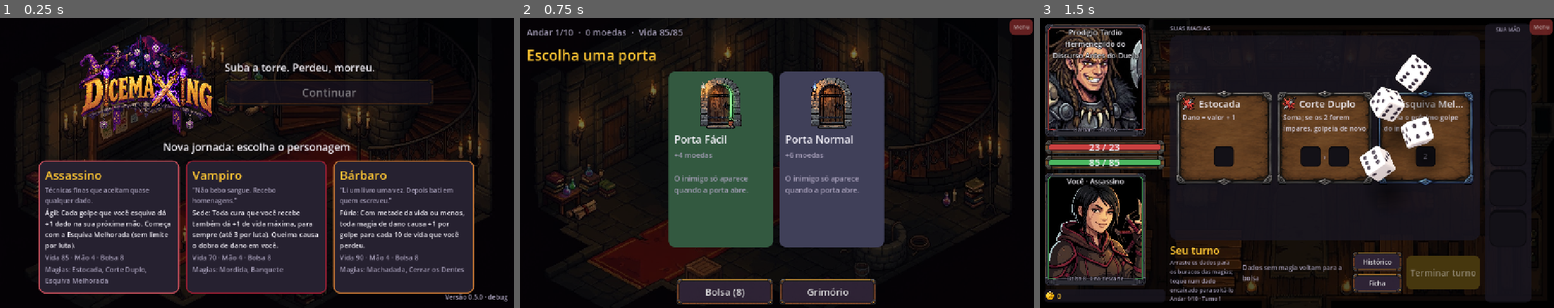
Above: before the commit, frames 1-3 (left to right).
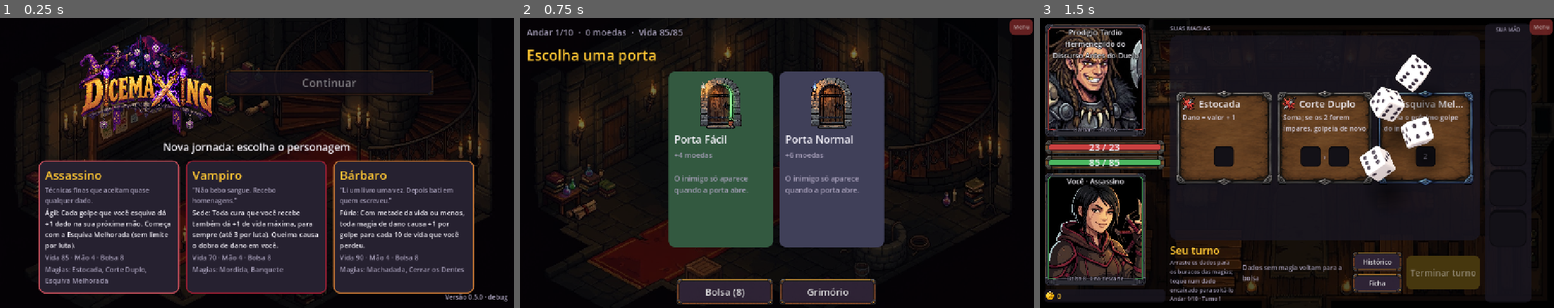
Above: after the commit, the same moments.

Repository: luizfsantos-alt/DICEMAXXXING
Game: Godot game, scene res://ui/main.tscn
The game is run twice, just before and just after one commit, with the same random seed, the same clock (stepped at 60 frames per second) and the same inputs.
Inputs (mouse positions are in pixels of both pictures, inside the frame that each line leads up to):
- Up to frame 1 (0.25 s): no input
- Up to frame 2 (0.75 s): click (627, 226) at 0.52 s
- Up to frame 3 (1.5 s): click (1240, 160) at 1.27 s

The runs differ from the first frame. In frame 1, 1.1% of the frame differs, in the area x 43-85%, y 15-31%; in frame 2, nothing differs; in frame 3, nothing differs.

Commit message:
Menu sem o subtítulo "Suba a torre. Perdeu, morreu."
Co-Authored-By: Claude Opus 5.5 <noreply@anthropic.com>
Claude-Session: https://claude.ai/code/session_01WYKQX1HpvSuDGtWqHS1ddh

Diff:
--- a/ui/menu_screen.gd
+++ b/ui/menu_screen.gd
@@ -25,7 +25,7 @@
 	var v := Kit.vbox(16)
 	v.custom_minimum_size = Vector2(1100, 0)
 	cc.add_child(v)
-	# Logo do título à esquerda; subtítulo, aviso de versão e Continuar à direita.
+	# Logo do título à esquerda; aviso de versão e Continuar à direita.
 	# Sem a arte do título, volta ao dado com chapéu e o nome em texto.
 	var head := Kit.hbox(28)
 	head.alignment = BoxContainer.ALIGNMENT_CENTER
@@ -45,8 +45,6 @@
 	header = tv
 	if title_art == null:
 		tv.add_child(Kit.label(Texts.t("ui.title"), 64, Kit.ACCENT))
-	var sub := Kit.label(Texts.t("ui.subtitle"), 26, Kit.TEXT)
-	tv.add_child(sub)
 	var c := Kit.button(Texts.t("ui.continue"), func(): continue_run.emit(), Kit.PANEL_HI, 28)
 	c.custom_minimum_size = Vector2(0, 64)
 	c.disabled = not SaveGame.exists()
